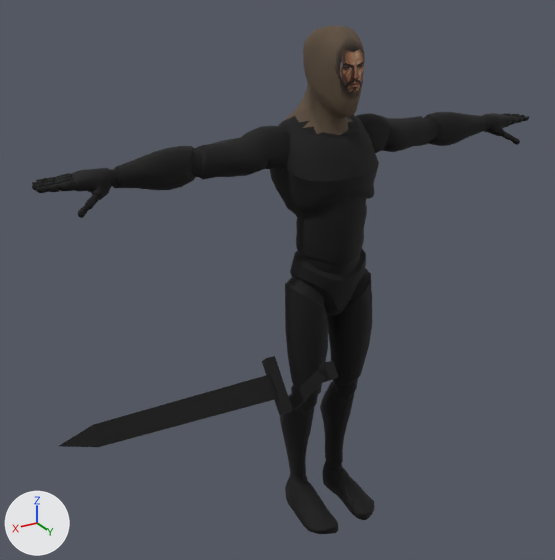
The glTF model models/hero.glb: old version first, new version second.
Both versions are drawn from a 50 mm lens placed at (1.46, 2.08, 2.03), pointed at (0.2, -0.01, 0.99). Every picture has the same lights, and +X, +Y and +Z are marked at lower left. The older version comes first. Where no turn or scale is listed for an object, it has been applied to the vertices. Vertices at exactly the same position are counted once.

In view in the first picture: 'Mannequin'.
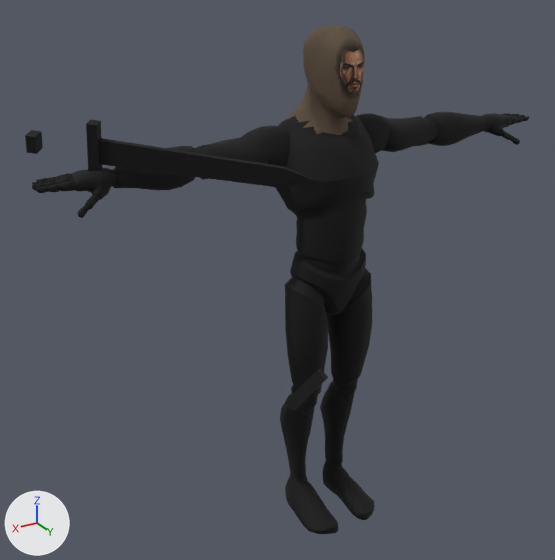
What differs and where, as boxes [x1, y1, x2, y2] in the pictures (555 x 560 px; the box of a moved part takes in the faces that stretch with it):
'Mannequin', reshaped: before [32, 26, 529, 534]; after [25, 26, 529, 534]
part 1 of me_mannequin, moved or reshaped: before [319, 360, 338, 382]; after [25, 130, 43, 154]
part 2 of me_mannequin, moved or reshaped: before [262, 356, 293, 416]; after [86, 119, 102, 171]
part 3 of me_mannequin, moved or reshaped: before [59, 374, 277, 447]; after [98, 138, 319, 188]

Diff of the bpy script that builds the scene:
```diff
--- a/models/hero.glb.py
+++ b/models/hero.glb.py
@@ me_mannequin @@
 # used by ob_mannequin; location = (0.001, 0.0, -0.014)
-me_mannequin.from_pydata(...)  # 7027 vertices, 13794 faces; spans x -0.97..1.08, y -0.16..0.45, z 0.0..1.83
+me_mannequin.from_pydata(...)  # 7027 vertices, 13794 faces; spans x -0.97..0.97, y -0.2..0.4, z 0.0..1.83
+# me_mannequin part 1: the loose piece of 8 vertices spanning x 0.24..0.27, y 0.35..0.42, z 0.82..0.89 is multiplied about its middle by the matrix ((-0.765, 0.504, 0.402), (0.639, 0.672, 0.373), (-0.083, 0.542, -0.836)), then moved by (0.67, -0.55, 0.68)
+# me_mannequin part 2: the loose piece of 8 vertices spanning x 0.42..0.45, y 0.3..0.45, z 0.78..0.93 is multiplied about its middle by the matrix ((-0.765, 0.504, 0.402), (0.639, 0.672, 0.373), (-0.083, 0.542, -0.836)), then moved by (0.35, -0.43, 0.66)
+# me_mannequin part 3: the loose piece of 9 vertices spanning x 0.45..1.08, y 0.33..0.41, z 0.82..0.89 is multiplied about its middle by the matrix ((-0.765, 0.504, 0.402), (0.639, 0.672, 0.373), (-0.083, 0.542, -0.836)), then moved by (-0.24, -0.22, 0.63)
 me_mannequin.materials.append(mat_ds_hero_atlas)
```
